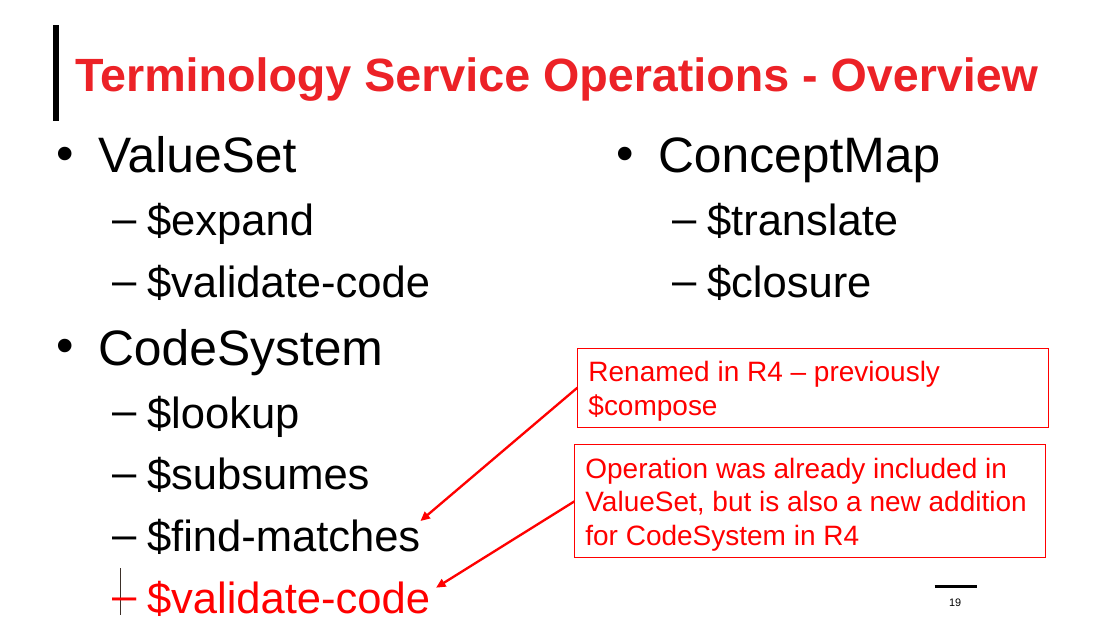
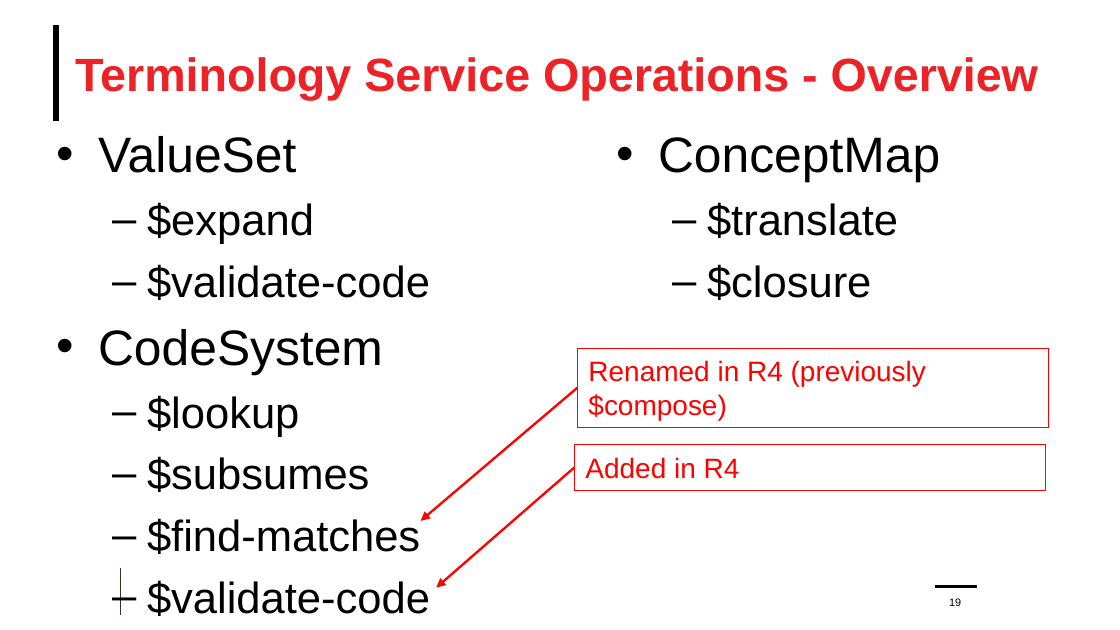
Before and after one commit to FHIR/documents, a slide deck: slide 19 of presentations/2021-11 Webinars/HL7 FHIR Terminology/FHIR-Terminology-Part-2-2021-12-01.pptx. Drawn at 1120x630 pixels with LibreOffice and Linux fonts; fonts in the diff are those of the drawing; background and template pictures are left out. Boxes give left, top, right and bottom in pixels: in the first picture for what was removed or moved away, otherwise in the second. Text is boxed around its words. In the diff, an @@ line names an element or a change of style, - is before the commit and + after.

```diff
--- a/presentations/2021-11 Webinars/HL7 FHIR Terminology/FHIR-Terminology-Part-2-2021-12-01.pptx
+++ b/presentations/2021-11 Webinars/HL7 FHIR Terminology/FHIR-Terminology-Part-2-2021-12-01.pptx
@@ text in rectangle at box(588, 360, 926, 420): text changed @@
-Renamed in R4 – previously $compose
+Renamed in R4 (previously $compose)
@@ rectangle "Added in R4": place and size @@
-rectangle "Added in R4" at box(575, 445, 1045, 558)
+rectangle "Added in R4" at box(575, 445, 1045, 489)
@@ arrow moved from (575, 502) - (437, 588) to (575, 467) - (437, 588) @@
@@ text in rectangle at box(585, 457, 740, 479): text changed @@
-Operation was already included in ValueSet, but is also a new addition for CodeSystem in R4
+Added in R4
@@ text at box(147, 580, 430, 616): text colour #FF0000 to #000000 in "$validate-code" @@
```
Also in this commit, not shown: 13 other slides changed, 7 slides added, 2 slides removed.
